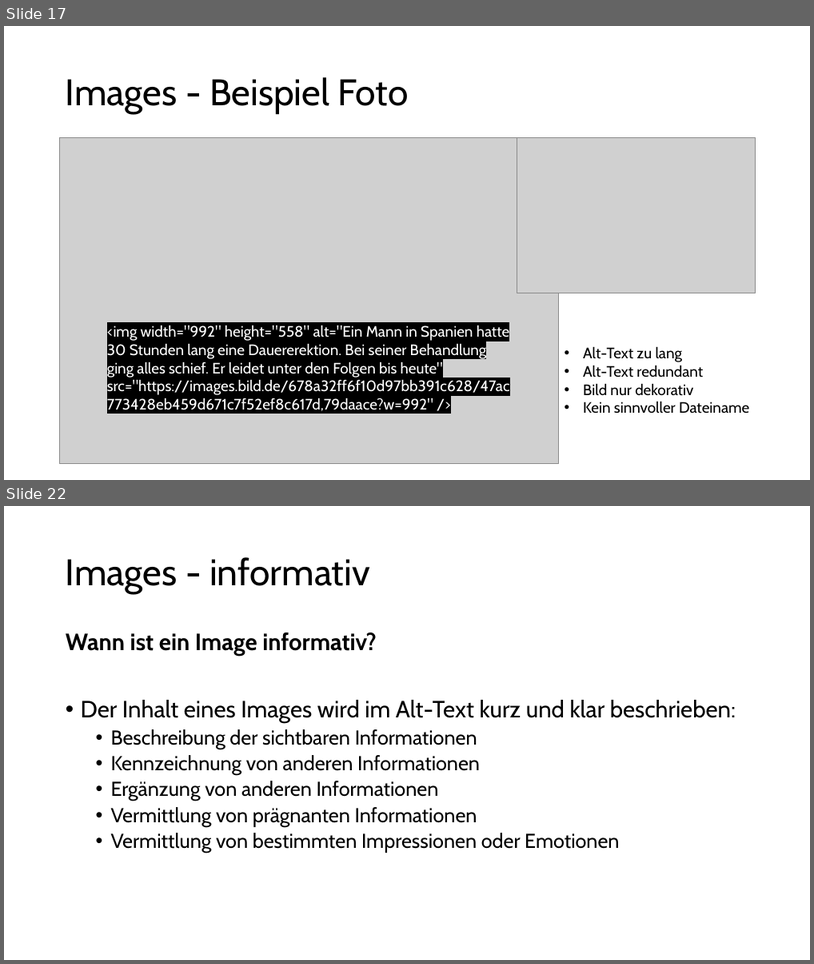
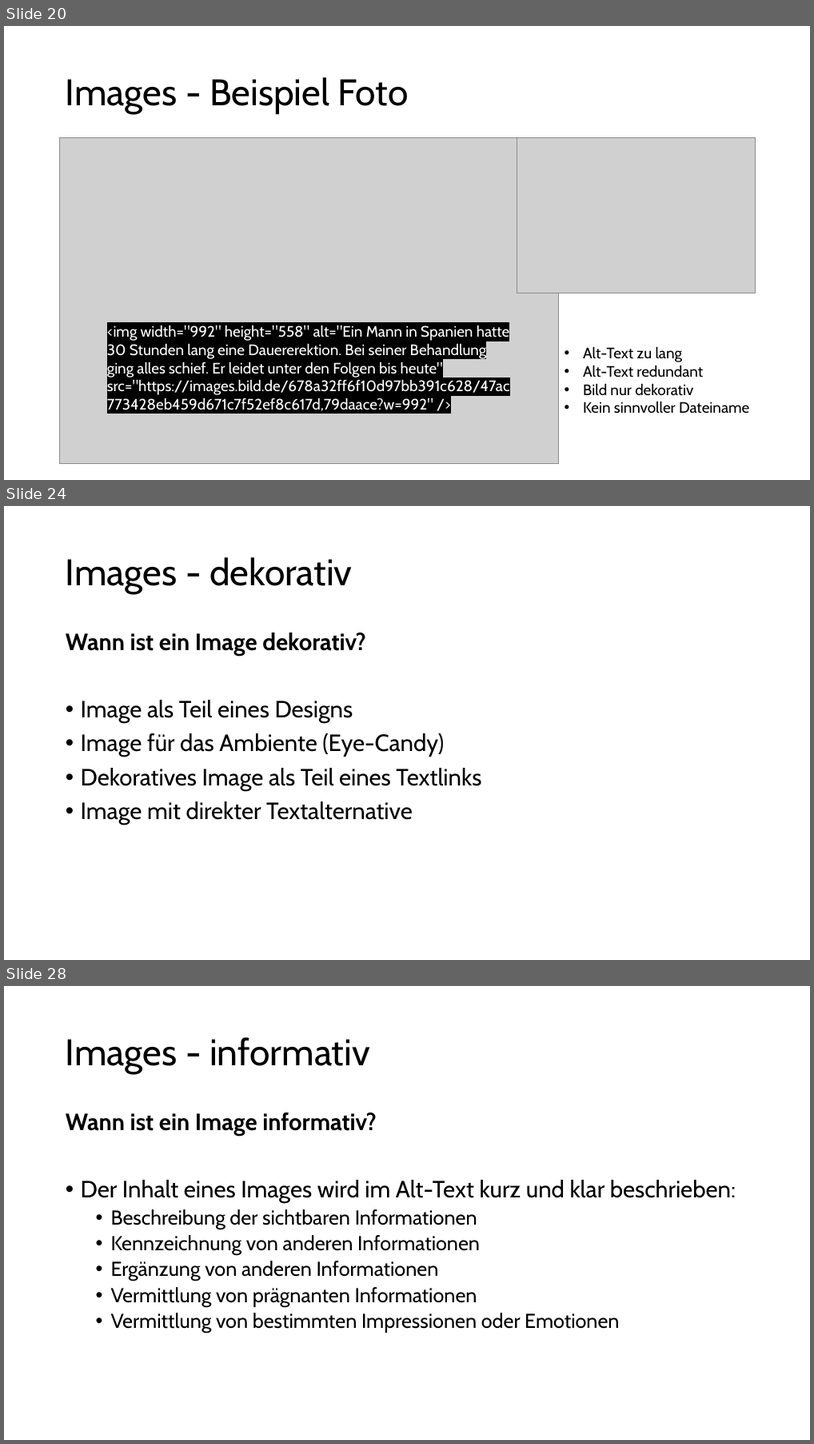
Before and after one commit to aykut-rocks/web-frontend-accessibility-training, a slide deck: Web-Frontend-Accessibility-03.pptx. Shown one above the other, each under a label of ours: slides 17 and 22 before the commit, slides 20, 24 and 28 after it; the slides between them are not shown. The pictures are 814x964 and 814x1444 pixels, drawn with LibreOffice and Linux fonts; fonts in the diff are those of the drawing; grey boxes stand for pictures. Boxes give left, top, right and bottom in pixels: in the first picture for what was removed or moved away, otherwise in the second. Text is boxed around its words. In the diff, an @@ line names an element or a change of style, - is before the commit and + after.

```diff
--- a/Web-Frontend-Accessibility-03.pptx
+++ b/Web-Frontend-Accessibility-03.pptx
@@ slide 24 added at (x1=4, y1=506, x2=810, y2=960), background #FFFFFF @@
@@ title added at (x1=66, y1=557, x2=353, y2=594), 44 pt, text #000000 @@
+Images - dekorativ
@@ text added at (x1=66, y1=632, x2=482, y2=824), 28 pt, text #000000 @@
+Wann ist ein Image dekorativ?
+• Image als Teil eines Designs
+• Image für das Ambiente (Eye-Candy)
+• Dekoratives Image als Teil eines Textlinks
+• Image mit direkter Textalternative
@@ what was slide 17 is now slide 20 @@
@@ what was slide 22 is now slide 28 @@
```
Also in this commit, not shown: 8 slides changed, 12 other slides added.
